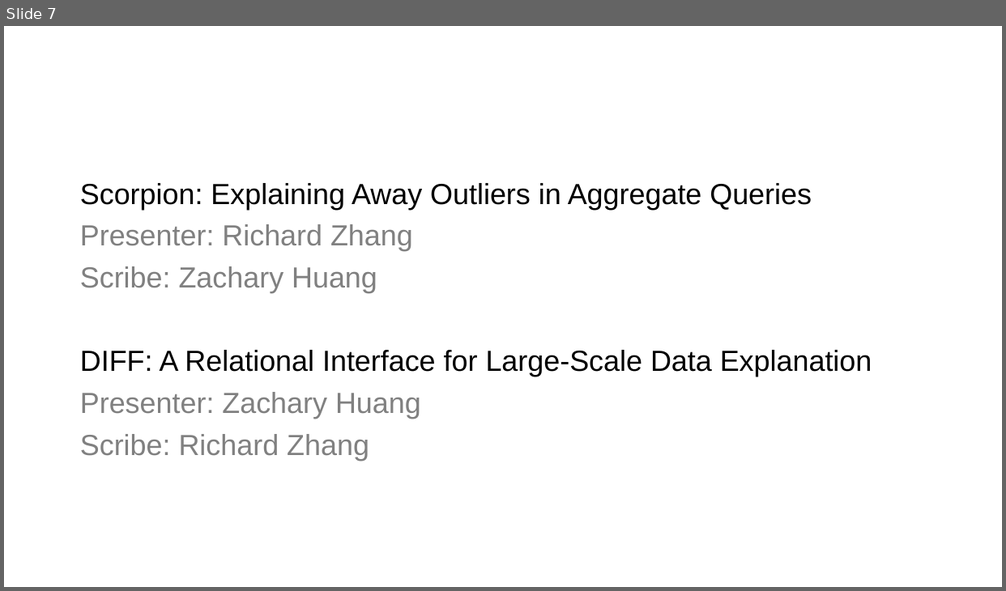
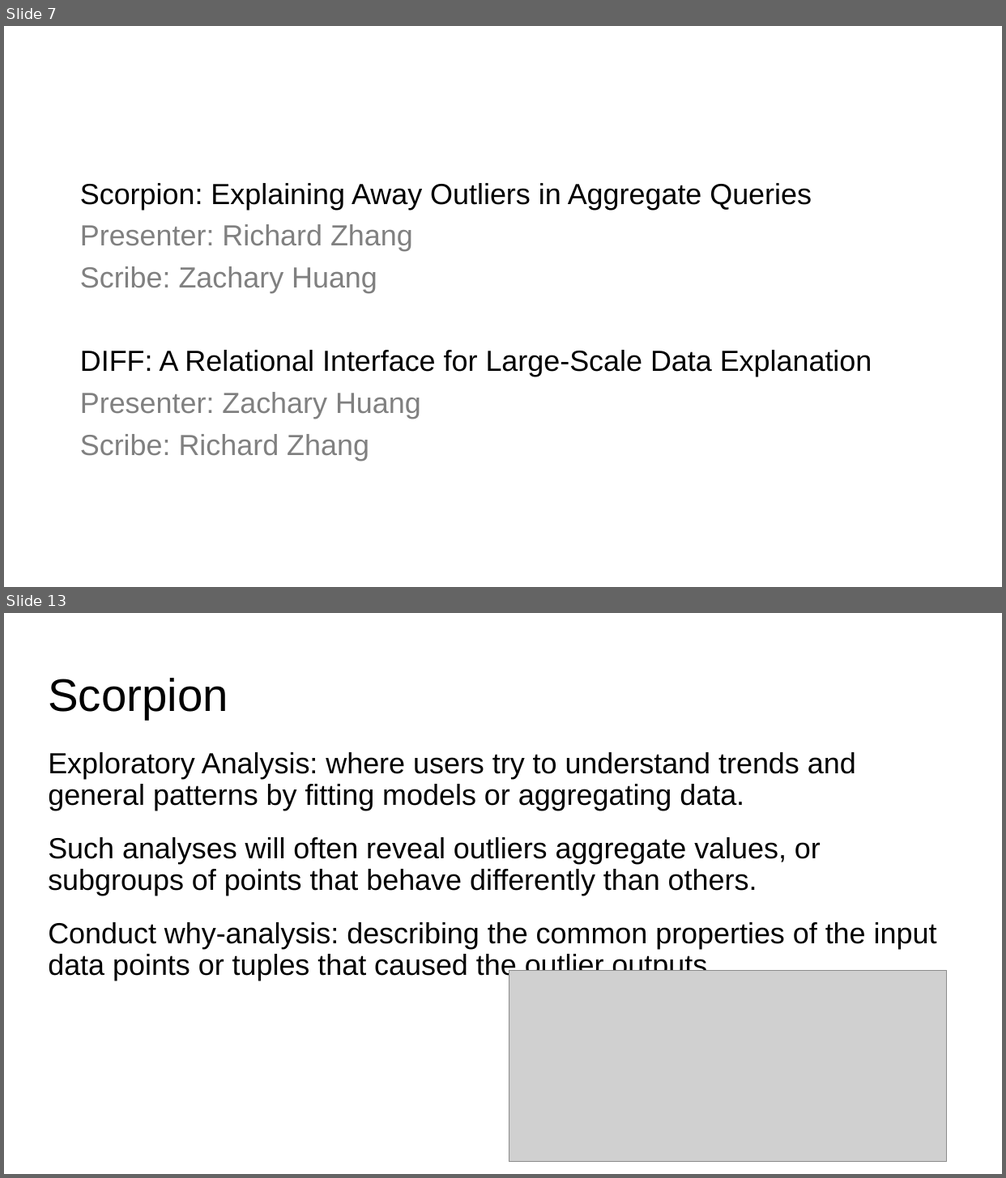
Before and after one commit to columbiaviz/columbiaviz.github.io, a slide deck: 2020s_w6998/lecs/14_explanation.pptx. Shown one above the other, each under a label of ours: slide 7 before the commit, slides 7 and 13 after it; the slides between them are not shown. The pictures are 1006x591 and 1006x1178 pixels, drawn with LibreOffice and Linux fonts; fonts in the diff are those of the drawing; grey boxes stand for pictures. Boxes give left, top, right and bottom in pixels: in the first picture for what was removed or moved away, otherwise in the second. Text is boxed around its words. In the diff, an @@ line names an element or a change of style, - is before the commit and + after.

```diff
--- a/2020s_w6998/lecs/14_explanation.pptx
+++ b/2020s_w6998/lecs/14_explanation.pptx
@@ slide 13 added at (x1=4, y1=613, x2=1002, y2=1174), background #FFFFFF @@
@@ title added at (x1=48, y1=678, x2=228, y2=719), 44 pt, text #000000 @@
+Scorpion
@@ text added at (x1=48, y1=752, x2=937, y2=981), 28 pt, text #000000 @@
+Exploratory Analysis: where users try to understand trends and general patterns by fitting models or aggregating data.
+Such analyses will often reveal outliers aggregate values, or subgroups of points that behave differently than others.
+Conduct why-analysis: describing the common properties of the input data points or tuples that caused the outlier outputs
@@ picture added at (x1=509, y1=971, x2=948, y2=1162) @@
```
Also in this commit, not shown: 38 other slides added, 1 other file.
